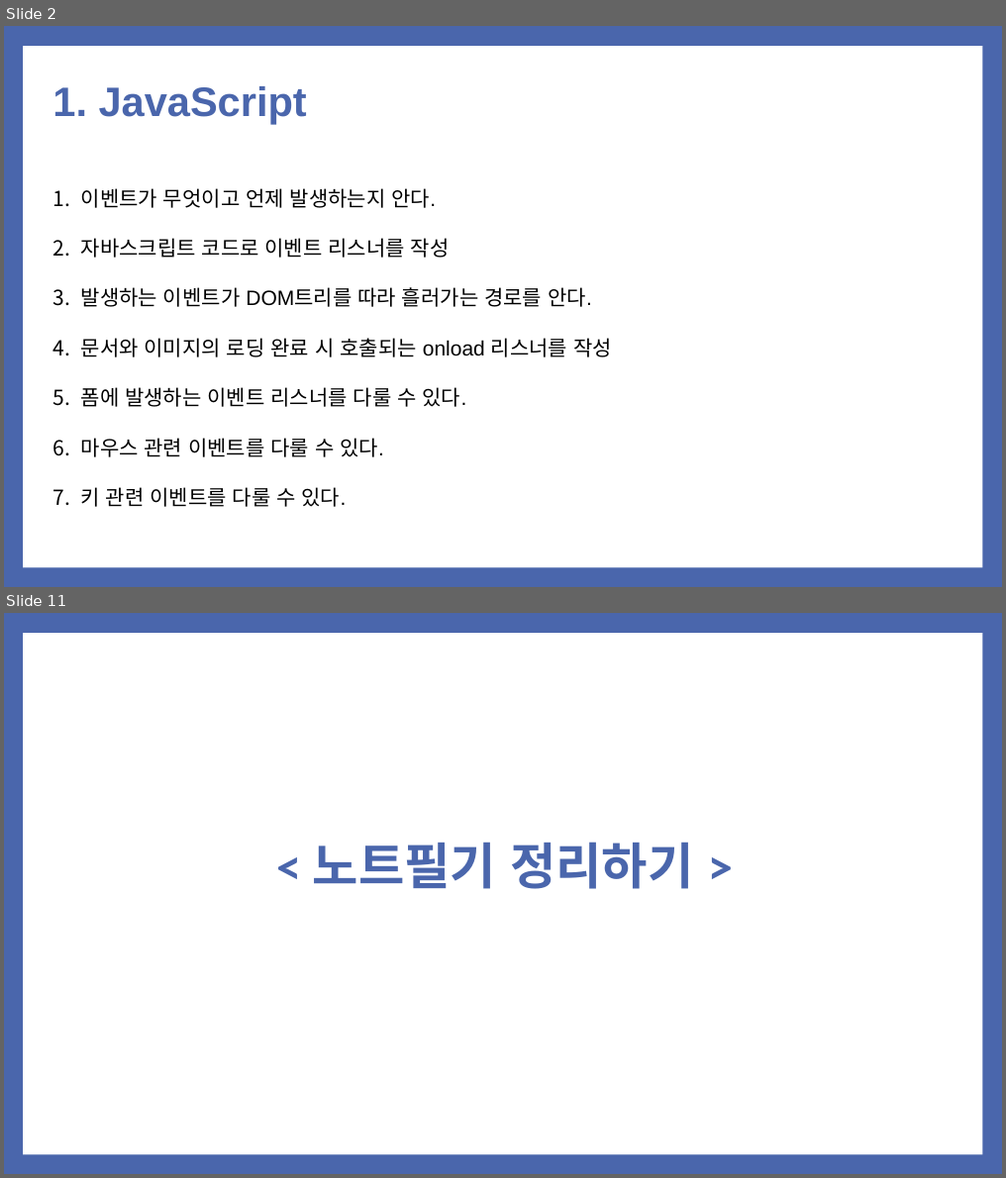
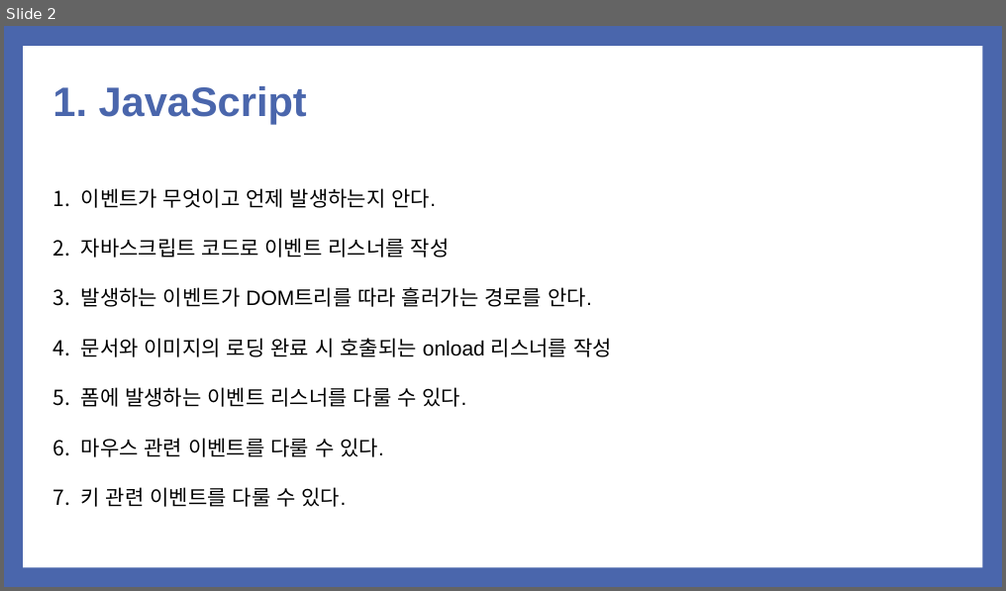
Before and after one commit to noheul1030/KOPO-HTML, a slide deck: 과제PPT/기업업무 4강.pptx. Shown one above the other, each under a label of ours: slides 2 and 11 before the commit, slide 2 after it; the slides between them are not shown. The pictures are 1006x1178 and 1006x591 pixels, drawn with LibreOffice and Linux fonts; fonts in the diff are those of the drawing. Boxes give left, top, right and bottom in pixels: in the first picture for what was removed or moved away, otherwise in the second. Text is boxed around its words. In the diff, an @@ line names an element or a change of style, - is before the commit and + after.

```diff
--- a/과제PPT/기업업무 4강.pptx
+++ b/과제PPT/기업업무 4강.pptx
@@ slide 11 removed at bbox=[4, 613, 1002, 1174], background #4A66AC; not listed: 1 template element that a slide beside it also shows @@
@@ text removed at bbox=[313, 842, 693, 889] @@
-< 노트필기 정리하기 >
```
Also in this commit, not shown: 8 slides changed, 2 other slides removed.
